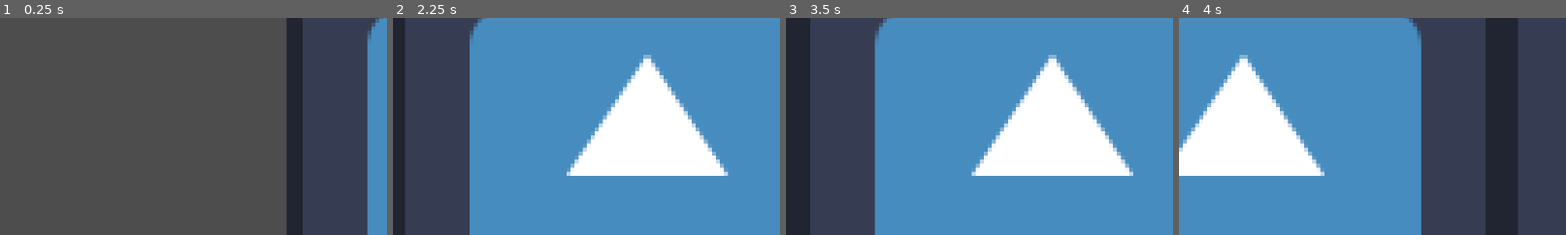
Above: before the commit, frames 1-4 (left to right).
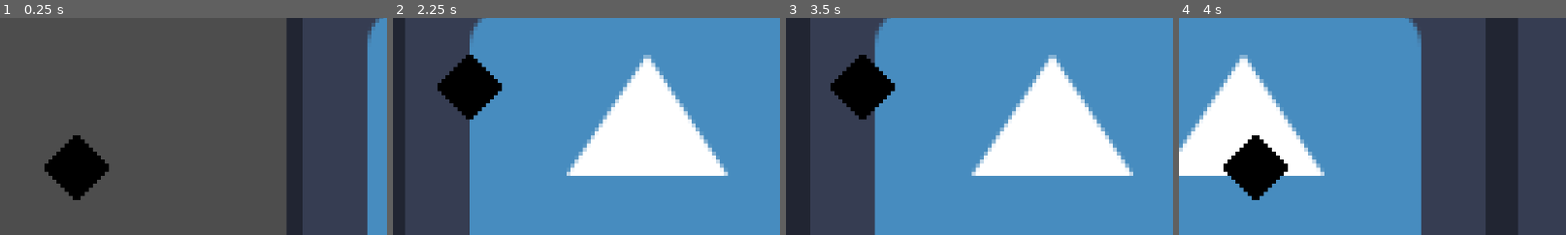
Above: after the commit, the same moments.

Repository: Silver-Ink/MelodyJumper
Game: Godot game, scene res://level.tscn
Same seed, same stepped clock (60 frames per second), same inputs: the game is played once before the commit and once after it. The engine's default icon, where the game draws it, is replaced by a stand-in: a white triangle on a blue panel in a dark square.
Inputs:
- Up to frame 1 (0.25 s): no input
- Up to frame 2 (2.25 s): hold Up (ui_up) 0.53-1.28 s; hold Down (ui_down) 1.28-2.03 s; hold Up (ui_up) from 2.03 s (still down)
- Up to frame 3 (3.5 s): keep holding Up (ui_up)
- Up to frame 4 (4 s): release Up (ui_up) at 3.53 s; hold Down (ui_down) from 3.53 s (still down)
The pictures show only the part of the screen within x 0-50%, y 16-65%; the shares and areas given below are measured in that part.

The runs differ from the first frame. In frame 1, 2.8% of the frame differs, in the area x 11-29%, y 54-84%; in frame 2, 2.8%; in frame 3, 2.8%; in frame 4, 2.9%.

Commit message:
Ajout des sprites et animations des notes

Diff:
--- a/level.tscn
+++ b/level.tscn
@@ -1,9 +1,8 @@
-[gd_scene load_steps=7 format=3 uid="uid://djhnrcgotvde4"]
+[gd_scene load_steps=6 format=3 uid="uid://dslvfv7ry2kaw"]
 
-[ext_resource type="PackedScene" uid="uid://vxs8e3miw3q" path="res://track.tscn" id="1_kd5to"]
-[ext_resource type="PackedScene" uid="uid://ctc4es6p1afov" path="res://playing_area.tscn" id="2_ry1st"]
-[ext_resource type="PackedScene" uid="uid://bqqoiasgaecv" path="res://player.tscn" id="3_youjp"]
-[ext_resource type="Texture2D" uid="uid://nwxdwohiu5mo" path="res://noire.png" id="4_kbjct"]
+[ext_resource type="PackedScene" path="res://track.tscn" id="1_kd5to"]
+[ext_resource type="PackedScene" path="res://playing_area.tscn" id="2_ry1st"]
+[ext_resource type="PackedScene" uid="uid://46fadsteltg8" path="res://player.tscn" id="3_youjp"]
 [ext_resource type="Script" path="res://reset_area.gd" id="5_tramo"]
 
 [sub_resource type="RectangleShape2D" id="RectangleShape2D_mwo8r"]
@@ -25,26 +24,6 @@
 [node name="Camera2D" type="Camera2D" parent="."]
 zoom = Vector2(6, 6)
 
-[node name="Noire" type="Sprite2D" parent="."]
-position = Vector2(-37, 1)
-texture = ExtResource("4_kbjct")
-
-[node name="Noire2" type="Sprite2D" parent="."]
-position = Vector2(-37, 15)
-texture = ExtResource("4_kbjct")
-
-[node name="Noire3" type="Sprite2D" parent="."]
-position = Vector2(-37, 30)
-texture = ExtResource("4_kbjct")
-
-[node name="Noire4" type="Sprite2D" parent="."]
-position = Vector2(-37, -14)
-texture = ExtResource("4_kbjct")
-
-[node name="Noire5" type="Sprite2D" parent="."]
-position = Vector2(-37, -30)
-texture = ExtResource("4_kbjct")
-
 [node name="ResetArea" type="Area2D" parent="."]
 collision_layer = 6
 collision_mask = 0
--- a/note.tscn
+++ b/note.tscn
@@ -1,14 +1,109 @@
-[gd_scene load_steps=3 format=3 uid="uid://bnix8h5gbftq"]
+[gd_scene load_steps=18 format=3 uid="uid://ds1sntqk5jvug"]
 
+[ext_resource type="Texture2D" uid="uid://c6k1amgij5nxx" path="res://assets/sprites/blanche.png" id="1_4pgx8"]
 [ext_resource type="Script" path="res://note_sprite.gd" id="1_cv88p"]
+[ext_resource type="Texture2D" uid="uid://s8odeko0i3n1" path="res://assets/sprites/croche.png" id="2_03mtk"]
+[ext_resource type="Texture2D" uid="uid://cg1lpovx5kjw0" path="res://assets/sprites/deux_croches.png" id="3_5brx7"]
+[ext_resource type="Texture2D" uid="uid://d10fidxxryt5j" path="res://assets/sprites/deux_doubles_croches.png" id="4_588ry"]
+[ext_resource type="Texture2D" uid="uid://co8b1bawyyhnw" path="res://assets/sprites/double_croche.png" id="5_x3xit"]
+[ext_resource type="Texture2D" uid="uid://cmp7pootehkdb" path="res://assets/sprites/noire.png" id="6_8m3f7"]
+[ext_resource type="Texture2D" uid="uid://dmxho2fyc4ljj" path="res://assets/sprites/ronde.png" id="7_ycpoj"]
+
+[sub_resource type="AtlasTexture" id="AtlasTexture_arhgs"]
+atlas = ExtResource("1_4pgx8")
+region = Rect2(0, 0, 16, 16)
+
+[sub_resource type="AtlasTexture" id="AtlasTexture_qbcr3"]
+atlas = ExtResource("2_03mtk")
+region = Rect2(0, 0, 16, 16)
+
+[sub_resource type="AtlasTexture" id="AtlasTexture_li6re"]
+atlas = ExtResource("3_5brx7")
+region = Rect2(0, 0, 16, 16)
+
+[sub_resource type="AtlasTexture" id="AtlasTexture_vrwwt"]
+atlas = ExtResource("4_588ry")
+region = Rect2(0, 0, 16, 16)
+
+[sub_resource type="AtlasTexture" id="AtlasTexture_750f8"]
+atlas = ExtResource("5_x3xit")
+region = Rect2(0, 0, 16, 16)
+
+[sub_resource type="AtlasTexture" id="AtlasTexture_vypot"]
+atlas = ExtResource("6_8m3f7")
+region = Rect2(0, 0, 16, 16)
+
+[sub_resource type="AtlasTexture" id="AtlasTexture_jsoud"]
+atlas = ExtResource("7_ycpoj")
+region = Rect2(0, 0, 16, 16)
+
+[sub_resource type="SpriteFrames" id="SpriteFrames_g80tu"]
+animations = [{
+"frames": [{
+"duration": 1.0,
+"texture": SubResource("AtlasTexture_arhgs")
+}],
+"loop": true,
+"name": &"blanche_idle",
+"speed": 5.0
+}, {
+"frames": [{
+"duration": 1.0,
+"texture": SubResource("AtlasTexture_qbcr3")
+}],
+"loop": true,
+"name": &"croche_idle",
+"speed": 5.0
+}, {
+"frames": [{
+"duration": 1.0,
+"texture": SubResource("AtlasTexture_li6re")
+}],
+"loop": true,
+"name": &"deux_croches_idle",
+"speed": 5.0
+}, {
+"frames": [{
+"duration": 1.0,
+"texture": SubResource("AtlasTexture_vrwwt")
+}],
+"loop": true,
+"name": &"deux_doubles_croches_idle",
+"speed": 5.0
+}, {
+"frames": [{
+"duration": 1.0,
+"texture": SubResource("AtlasTexture_750f8")
+}],
+"loop": true,
+"name": &"double_croche_idle",
+"speed": 5.0
+}, {
+"frames": [{
+"duration": 1.0,
+"texture": SubResource("AtlasTexture_vypot")
+}],
+"loop": true,
+"name": &"noire_idle",
+"speed": 5.0
+}, {
+"frames": [{
+"duration": 1.0,
+"texture": SubResource("AtlasTexture_jsoud")
+}],
+"loop": true,
+"name": &"ronde_idle",
+"speed": 5.0
+}]
 
 [sub_resource type="CircleShape2D" id="CircleShape2D_y01e5"]
 radius = 0.0181818
 
 [node name="Note" type="Node2D"]
 
-[node name="Sprite2D" type="Sprite2D" parent="."]
-scale = Vector2(55, 50)
+[node name="Sprite2D" type="AnimatedSprite2D" parent="."]
+sprite_frames = SubResource("SpriteFrames_g80tu")
+animation = &"ronde_idle"
 script = ExtResource("1_cv88p")
 type = 1
 
@@ -16,5 +111,3 @@
 
 [node name="CollisionShape2D" type="CollisionShape2D" parent="Sprite2D/Area2D"]
 shape = SubResource("CircleShape2D_y01e5")
-
-[connection signal="area_entered" from="Sprite2D/Area2D" to="Sprite2D" method="_on_area_2d_area_entered"]
--- a/note_sprite.gd
+++ b/note_sprite.gd
@@ -17,15 +17,15 @@
 func _ready() -> void:
 	match type:
 		Type.Ronde:
-			set_texture(load("res://assets/sprites/Ronde.png"))
+			set_texture(load("res://assets/sprites/ronde.png"))
 		Type.Blanche:
 			set_texture(load("res://assets/sprites/blanche.png"))
 		Type.Noire:
 			set_texture(load("res://assets/sprites/noire.png"))
 		Type.Croche:
-			set_texture(load("res://assets/sprites/Croche.png"))
+			set_texture(load("res://assets/sprites/croche.png"))
 		Type.DoubleCroche:
-			set_texture(load("res://assets/sprites/double croche.png"))
+			set_texture(load("res://assets/sprites/double_croche.png"))
 
 # Called every frame. 'delta' is the elapsed time since the previous frame.
 func _process(delta: float) -> void:
--- a/player.gd
+++ b/player.gd
@@ -7,6 +7,7 @@
 var player_positions
 var min_pos
 var max_pos
+@onready var animated_sprite_2d: AnimatedSprite2D = $Player_Area2D/AnimatedSprite2D
 
 # Called when the node enters the scene tree for the first time.
 func _ready() -> void:
@@ -15,9 +16,10 @@
 	player_positions = get_children()
 	player_positions = player_positions.filter(func(node): return node is Marker2D)
 	player_positions.sort_custom(func(node1, node2): return (node1.position.y < node2.position.y))
-
 	min_pos = 0
 	max_pos = player_positions.size()-1
+	animated_sprite_2d.play("idle")
+
 
 # Called every frame. 'delta' is the elapsed time since the previous frame.
 func _process(delta: float) -> void:
--- a/player.tscn
+++ b/player.tscn
@@ -1,9 +1,59 @@
-[gd_scene load_steps=3 format=3 uid="uid://bqqoiasgaecv"]
+[gd_scene load_steps=11 format=3 uid="uid://46fadsteltg8"]
 
 [ext_resource type="Script" path="res://player.gd" id="1_kbd8e"]
+[ext_resource type="Texture2D" uid="uid://bgvpqhkj7aa6i" path="res://assets/sprites/player.png" id="2_6id1y"]
+[ext_resource type="Texture2D" uid="uid://r8tgnkcfevrd" path="res://assets/sprites/animations/Player Shooting.png" id="3_uq3de"]
 
 [sub_resource type="RectangleShape2D" id="RectangleShape2D_v3i70"]
 size = Vector2(2, 4)
+
+[sub_resource type="AtlasTexture" id="AtlasTexture_gveec"]
+atlas = ExtResource("2_6id1y")
+region = Rect2(0, 0, 16, 16)
+
+[sub_resource type="AtlasTexture" id="AtlasTexture_0ijsu"]
+atlas = ExtResource("3_uq3de")
+region = Rect2(0, 0, 16, 16)
+
+[sub_resource type="AtlasTexture" id="AtlasTexture_evogt"]
+atlas = ExtResource("3_uq3de")
+region = Rect2(16, 0, 16, 16)
+
+[sub_resource type="AtlasTexture" id="AtlasTexture_3jgpq"]
+atlas = ExtResource("3_uq3de")
+region = Rect2(32, 0, 16, 16)
+
+[sub_resource type="AtlasTexture" id="AtlasTexture_hccbf"]
+atlas = ExtResource("3_uq3de")
+region = Rect2(48, 0, 16, 16)
+
+[sub_resource type="SpriteFrames" id="SpriteFrames_pa4nw"]
+animations = [{
+"frames": [{
+"duration": 1.0,
+"texture": SubResource("AtlasTexture_gveec")
+}],
+"loop": true,
+"name": &"idle",
+"speed": 5.0
+}, {
+"frames": [{
+"duration": 1.0,
+"texture": SubResource("AtlasTexture_0ijsu")
+}, {
+"duration": 1.0,
+"texture": SubResource("AtlasTexture_evogt")
+}, {
+"duration": 1.0,
+"texture": SubResource("AtlasTexture_3jgpq")
+}, {
+"duration": 1.0,
+"texture": SubResource("AtlasTexture_hccbf")
+}],
+"loop": true,
+"name": &"shoot",
+"speed": 10.0
+}]
 
 [node name="Node2D" type="Node2D"]
 script = ExtResource("1_kbd8e")
@@ -13,6 +63,11 @@
 [node name="CollisionShape2D" type="CollisionShape2D" parent="Player_Area2D"]
 scale = Vector2(2, 2)
 shape = SubResource("RectangleShape2D_v3i70")
+
+[node name="AnimatedSprite2D" type="AnimatedSprite2D" parent="Player_Area2D"]
+sprite_frames = SubResource("SpriteFrames_pa4nw")
+animation = &"shoot"
+frame_progress = 0.571449
 
 [node name="Marker2D" type="Marker2D" parent="."]
 position = Vector2(0, -40)
Binary file added: assets/sprites/animations/2Croches.png
Not shown, added: assets/sprites/animations/2Croches.png.import
Binary file added: assets/sprites/animations/2Double Croches.png
Not shown, added: assets/sprites/animations/2Double Croches.png.import
Binary file added: assets/sprites/animations/Blanche.png
Not shown, added: assets/sprites/animations/Blanche.png.import
Binary file added: assets/sprites/animations/Bécarre Shuriken.png
Not shown, added: assets/sprites/animations/Bécarre Shuriken.png.import
Binary file added: assets/sprites/animations/Bécarre Statique avec aura blanche.png
Not shown, added: assets/sprites/animations/Bécarre Statique avec aura blanche.png.import
Binary file added: assets/sprites/animations/Croche.png
Not shown, added: assets/sprites/animations/Croche.png.import
(and 34 more such lines)
